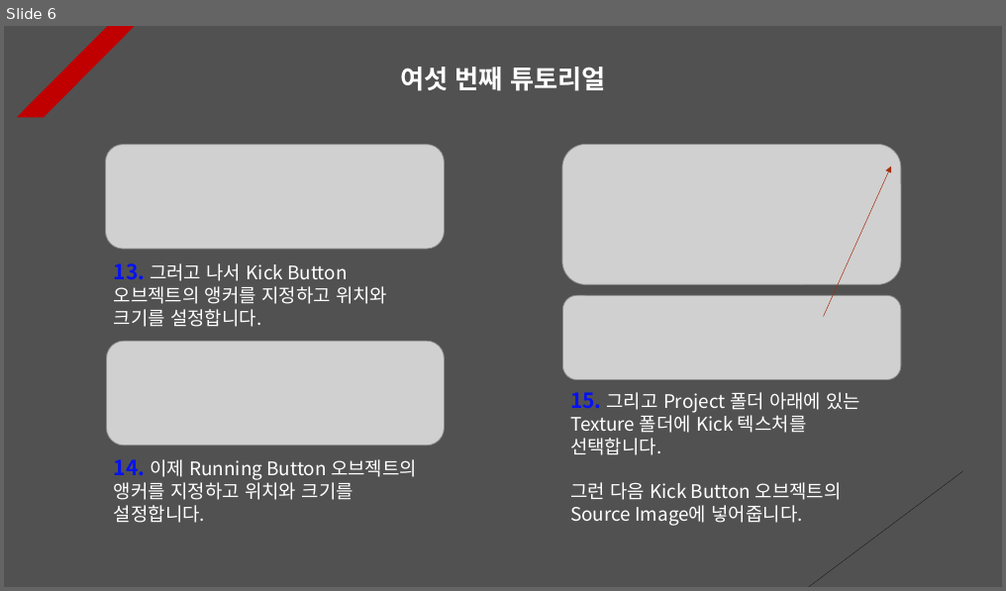
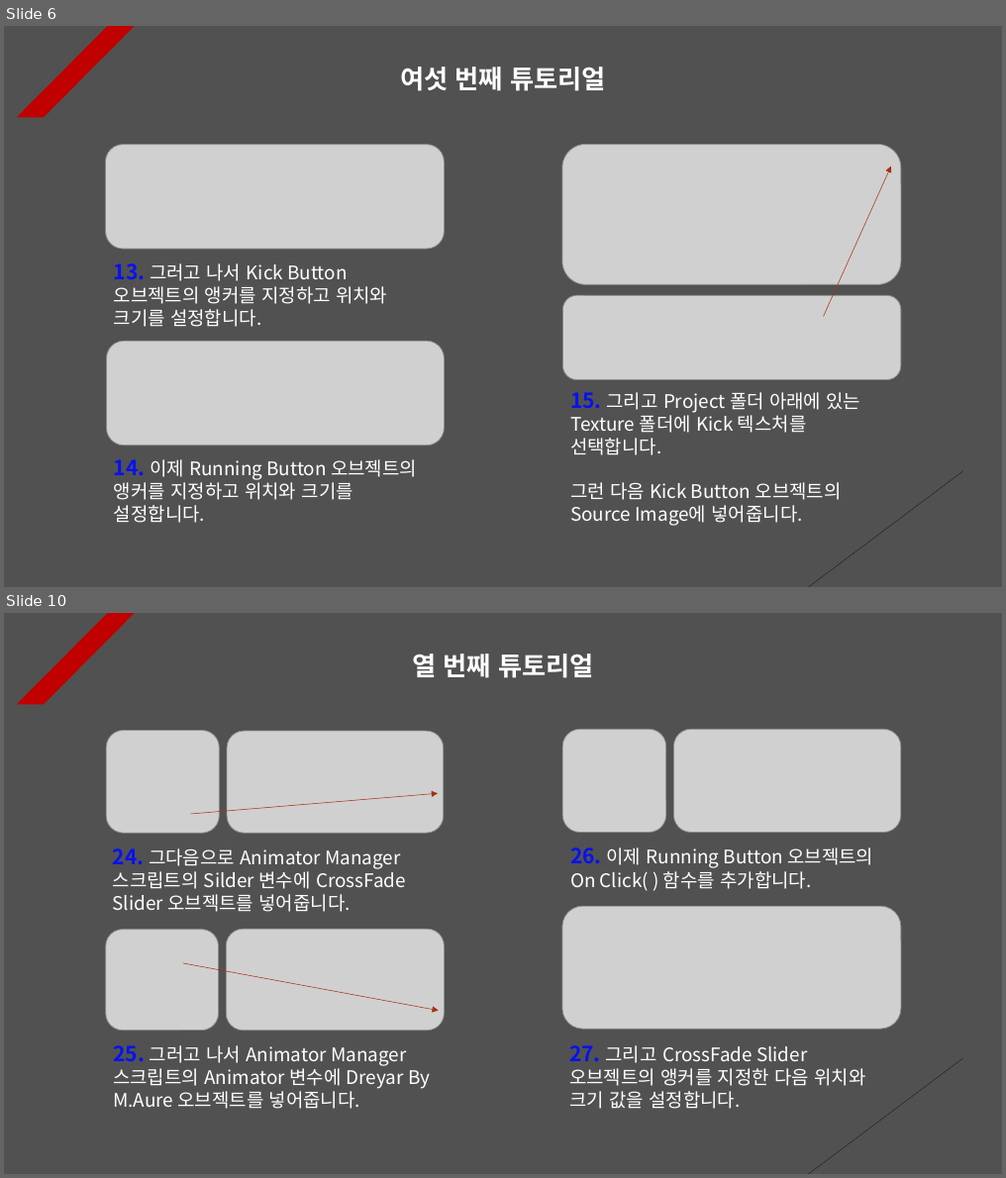
Before and after one commit to Unity2033/3D-UnityEngine, a slide deck: Assets/Animator Controller/PPT Data/Animator Controller Example.pptx. Shown one above the other, each under a label of ours: slide 6 before the commit, slides 6 and 10 after it; the slides between them are not shown. The pictures are 1006x591 and 1006x1178 pixels, drawn with LibreOffice and Linux fonts; fonts in the diff are those of the drawing; grey boxes stand for pictures. Boxes give left, top, right and bottom in pixels: in the first picture for what was removed or moved away, otherwise in the second. Text is boxed around its words. In the diff, an @@ line names an element or a change of style, - is before the commit and + after.

Commit message:
Animator Controller Tutorial Renewal
- Implemented so that a trigger is
  fired depending on the existence
  of a class

- Place video player in world space

- Each PPT data update

```diff
--- a/Assets/Animator Controller/PPT Data/Animator Controller Example.pptx
+++ b/Assets/Animator Controller/PPT Data/Animator Controller Example.pptx
@@ slide 10 added at [4, 613, 1002, 1174], background #515151; not listed: 2 template elements that a slide beside it also shows @@
@@ text added at [412, 654, 593, 678], 25 pt, text #FFFFFF, bold @@
+열 번째 튜토리얼
@@ picture added at [107, 731, 220, 833] @@
@@ picture added at [227, 731, 444, 833] @@
@@ picture added at [562, 729, 665, 833] @@
@@ picture added at [674, 729, 901, 833] @@
@@ arrow added from (191, 814) to (438, 793), #A5300F 0.5 pt dashed @@
@@ text added at [113, 849, 406, 912], 18 pt, text #FFFFFF @@
+24. 그다음으로 Animator Manager 스크립트의 Silder 변수에 CrossFade Slider 오브젝트를 넣어줍니다.
@@ text added at [570, 848, 873, 891], 18 pt, text #FFFFFF @@
+26. 이제 Running Button 오브젝트의 On Click( ) 함수를 추가합니다.
@@ picture added at [562, 906, 901, 1029] @@
@@ picture added at [106, 930, 219, 1031] @@
@@ picture added at [227, 929, 445, 1030] @@
@@ arrow added from (183, 963) to (439, 1011), #A5300F 0.5 pt dashed @@
@@ text added at [113, 1046, 430, 1109], 18 pt, text #FFFFFF @@
+25. 그러고 나서 Animator Manager 스크립트의 Animator 변수에 Dreyar By M.Aure 오브젝트를 넣어줍니다.
@@ text added at [569, 1046, 865, 1109], 18 pt, text #FFFFFF @@
+27. 그리고 CrossFade Slider 오브젝트의 앵커를 지정한 다음 위치와 크기 값을 설정합니다.
```
Also in this commit, not shown: 1 slide changed, 3 other slides added, 14 other files.
